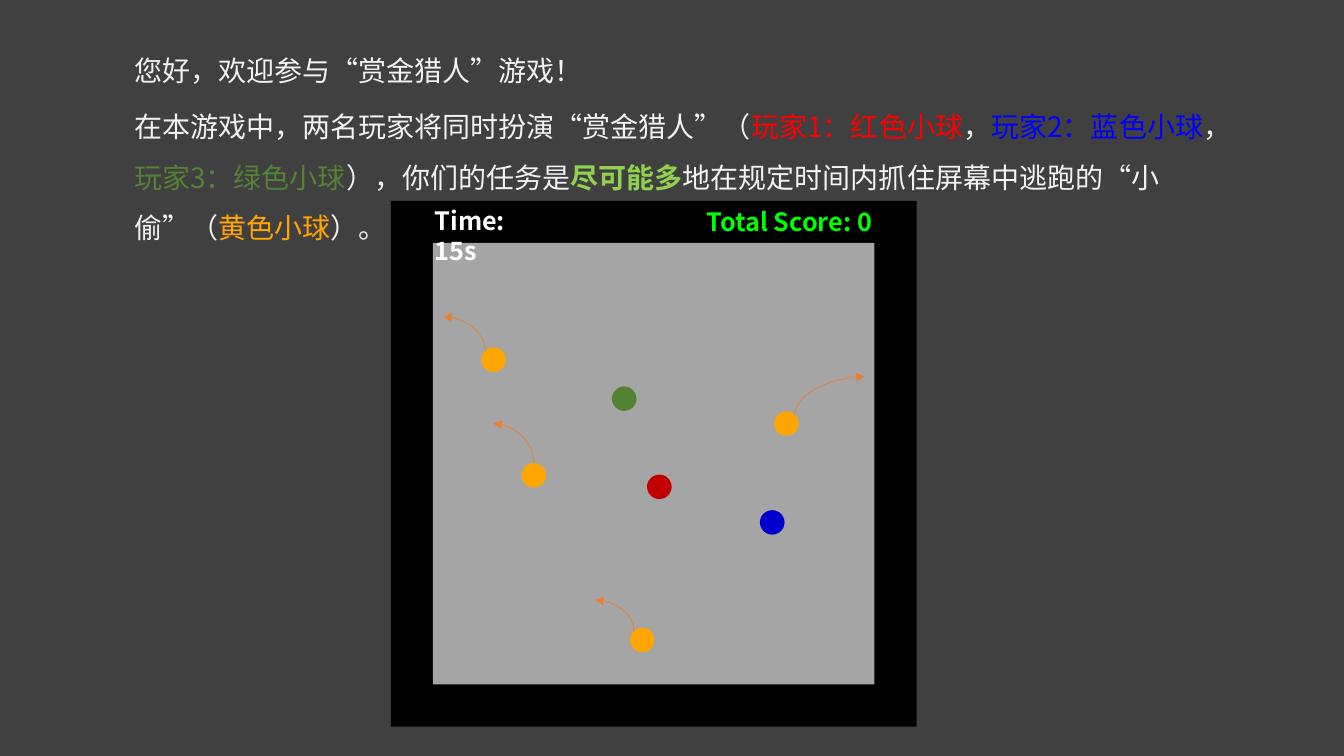
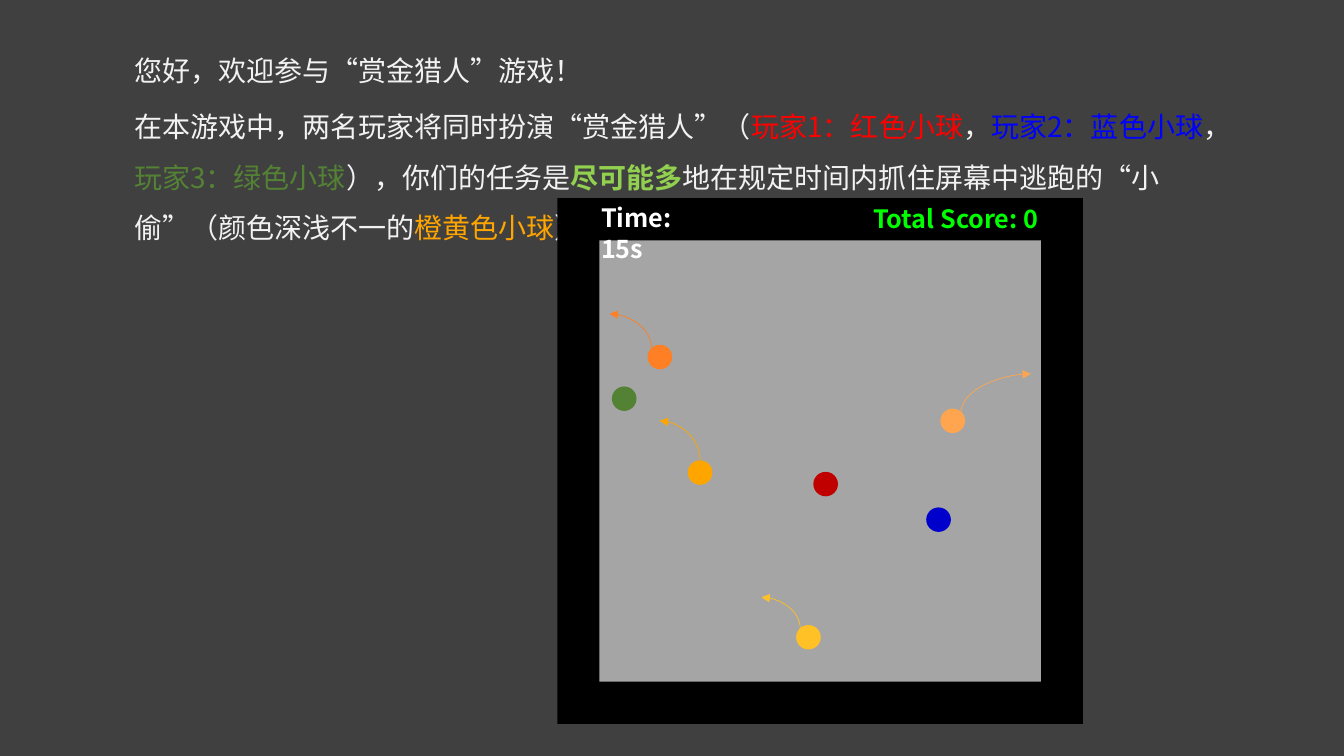
Before and after one commit to ChenyaGu/imagineWeCooperation, a slide deck: slide 3 of pictures/introduction.pptx (slide 4 before the commit). Drawn at 1344x756 pixels with LibreOffice and Linux fonts; fonts in the diff are those of the drawing. Boxes give left, top, right and bottom in pixels: in the first picture for what was removed or moved away, otherwise in the second. Text is boxed around its words. In the diff, an @@ line names an element or a change of style, - is before the commit and + after.

```diff
--- a/pictures/introduction.pptx
+++ b/pictures/introduction.pptx
@@ text at (134,113,1231,246): text changed @@
-在本游戏中，两名玩家将同时扮演“赏金猎人”（玩家1：红色小球，玩家2：蓝色小球，玩家3：绿色小球），你们的任务是尽可能多地在规定时间内抓住屏幕中逃跑的“小偷”（黄色小球）。
+在本游戏中，两名玩家将同时扮演“赏金猎人”（玩家1：红色小球，玩家2：蓝色小球，玩家3：绿色小球），你们的任务是尽可能多地在规定时间内抓住屏幕中逃跑的“小偷”（颜色深浅不一的橙黄色小球）。
@@ curved arrow (652, 349) - (610, 314): stroke #ED7D31 0.5 pt to #FF7F24 0.5 pt @@
@@ ellipse at (648,346,671,369): fill #FFA500 to #FF7F24; outline #FFA500 1 pt to #FF7F24 1 pt @@
@@ curved arrow (961, 412) - (1031, 374): stroke #ED7D31 0.5 pt to #FFA54F 0.5 pt @@
@@ ellipse at (942,409,965,433): fill #FFA500 to #FFA54F; outline #FFA500 1 pt to #FFA54F 1 pt @@
@@ curved arrow (701, 461) - (659, 420): stroke #ED7D31 0.5 pt to #FFA500 0.5 pt @@
@@ 4 ellipses, 4 curved arrows, 2 texts, 1 rectangle: place and size @@
-4 ellipses, 4 curved arrows, 2 texts, 1 rectangle at (434,209,875,685)
+4 ellipses, 4 curved arrows, 2 texts, 1 rectangle at (600,206,1042,682)
@@ curved arrow (801, 629) - (761, 597): stroke #ED7D31 0.5 pt to #FFC125 0.5 pt @@
@@ 2 ellipses, 1 rectangle: place and size @@
-2 ellipses, 1 rectangle at (391,201,918,727)
+2 ellipses, 1 rectangle at (558,199,1084,725)
@@ ellipse at (798,626,821,649): fill #FFA500 to #FFC125; outline #FFA500 1 pt to #FFC125 1 pt @@
```
Also in this commit, not shown: 2 other slides changed, 1 slide added, 2 slides removed, 2 other files.
